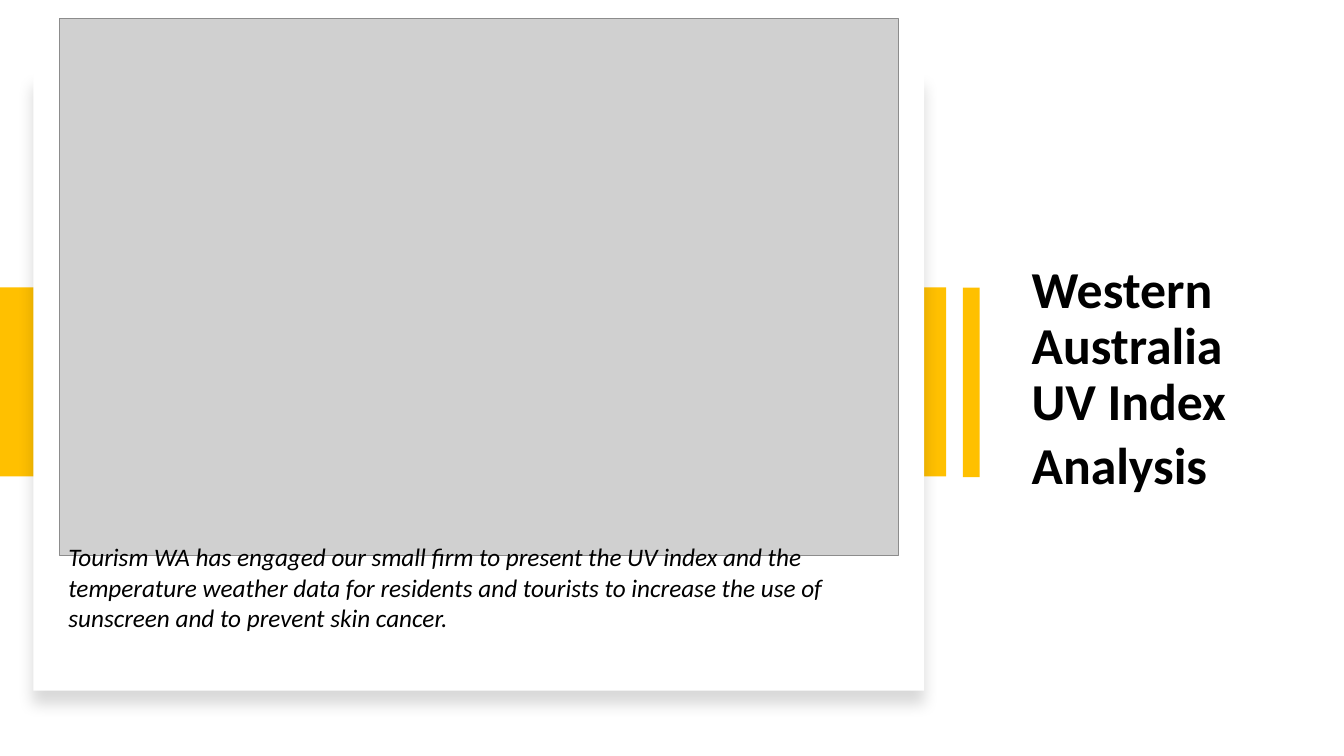
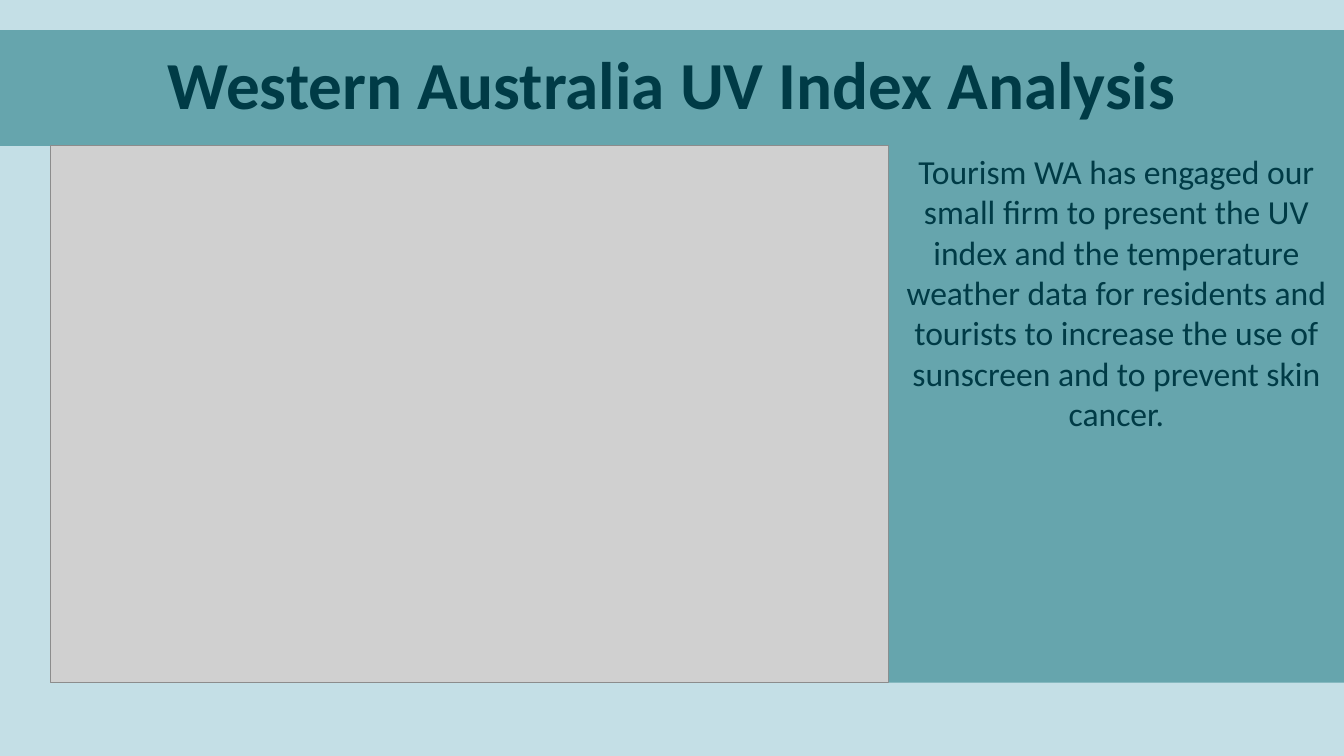
Before and after one commit to parastoorazavi/Data-Analytics-Project-2, a slide deck: slide 1 of Presentation.pptx. Drawn at 1344x756 pixels with LibreOffice and Linux fonts; fonts in the diff are those of the drawing; grey boxes stand for pictures. Boxes give left, top, right and bottom in pixels: in the first picture for what was removed or moved away, otherwise in the second. Text is boxed around its words. In the diff, an @@ line names an element or a change of style, - is before the commit and + after.

```diff
--- a/Presentation.pptx
+++ b/Presentation.pptx
@@ background #FFFFFF to #C4DFE6 @@
@@ rectangle "Western Australia UV Index Analysis": place and size @@
-rectangle "Western Australia UV Index Analysis" at box(1032, 274, 1226, 492)
+rectangle "Western Australia UV Index Analysis" at box(0, 30, 1344, 146)
@@ rectangle "Western Australia UV Index Analysis" at box(0, 30, 1344, 146): fill none to #66A5AD @@
@@ rectangle removed at box(33, 74, 925, 691) @@
@@ text in rectangle at box(168, 62, 1175, 120): text changed; size 37 to 48 pt; text colour #000000 to #003B46 @@
-Western Australia UV Index
-Analysis
+Western Australia UV Index Analysis
@@ picture: place and size @@
-picture at box(59, 19, 898, 557)
+picture at box(50, 146, 889, 684)
@@ text "Tourism WA has engaged our ...": place and size @@
-text "Tourism WA has engaged our ..." at box(68, 548, 822, 631)
+text "Tourism WA has engaged our ..." at box(907, 161, 1326, 426)
@@ text "Tourism WA has engaged our ..." at box(907, 161, 1326, 426): size 18 to 24 pt, text colour #000000 to #003B46, italic off; alignment left to centre @@
@@ rectangle removed at box(1, 288, 947, 477) @@
@@ rectangle removed at box(962, 288, 980, 477) @@
@@ rectangle added at box(889, 442, 1344, 684), fill #66A5AD @@
```
Also in this commit, not shown: 11 other slides changed, 5 other files.
